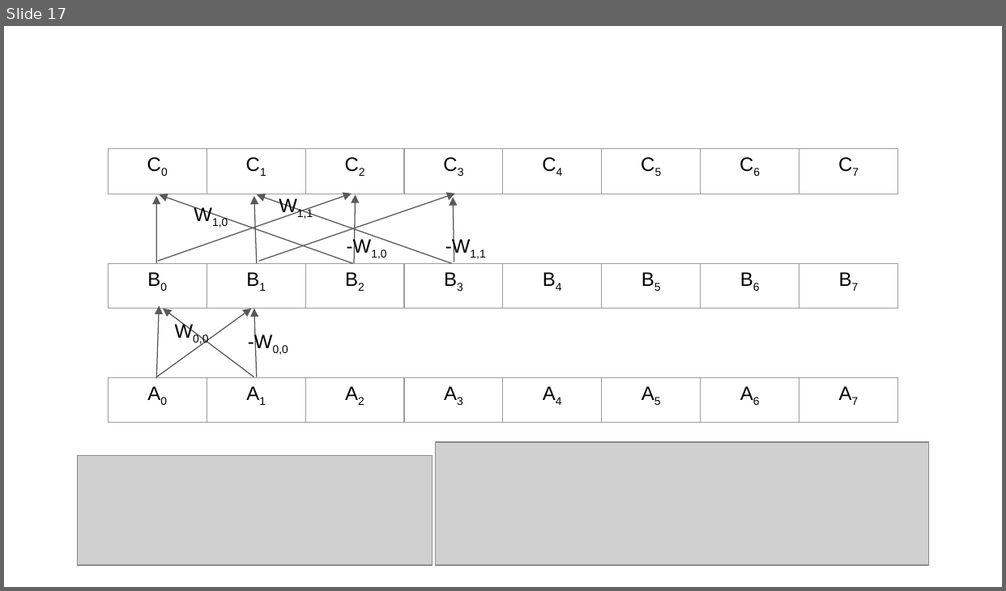
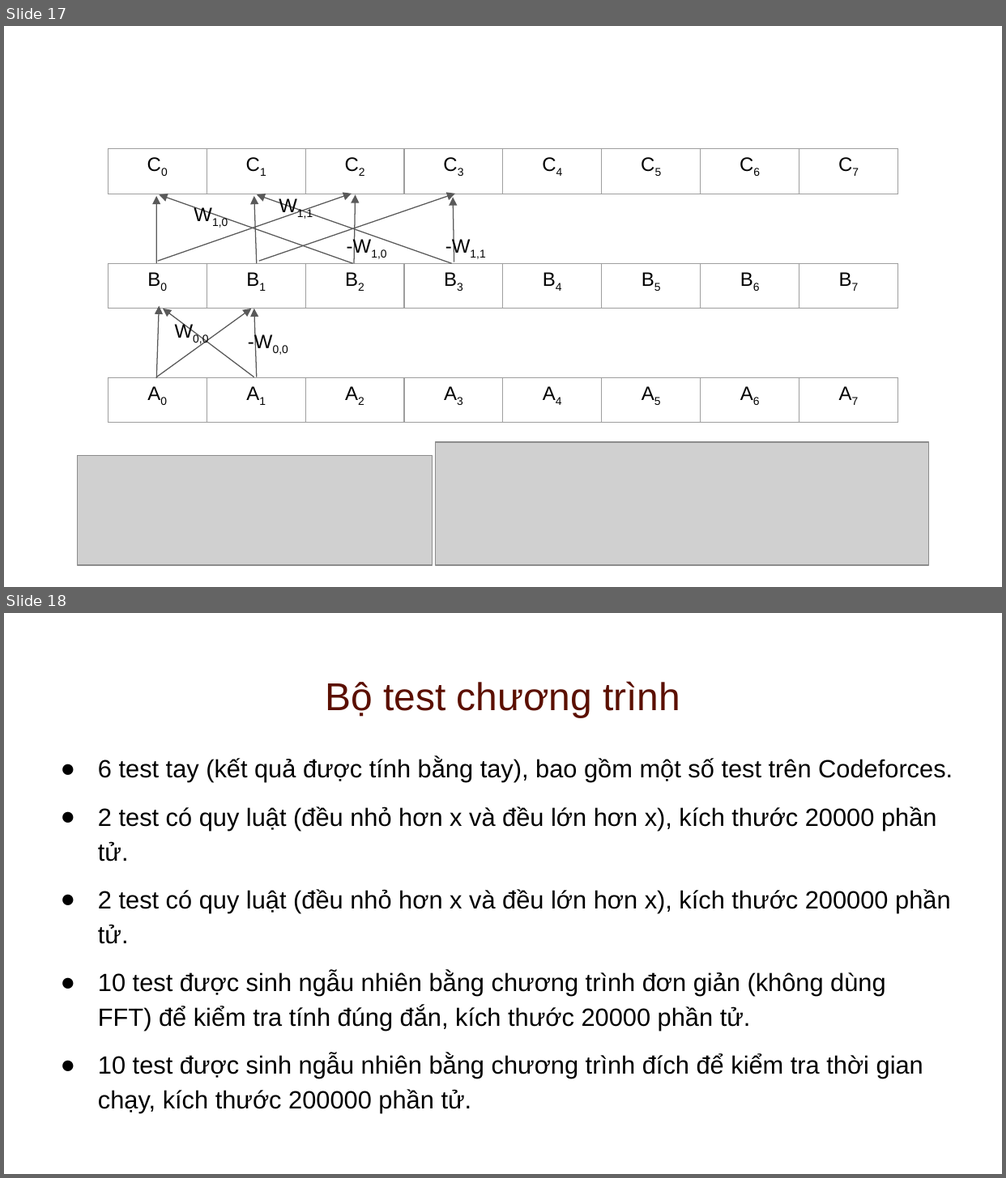
Before and after one commit to quangtung97-study/20181-design-algorithms, a slide deck: Slides/Design & Analysis FFT.odp. Shown one above the other, each under a label of ours: slide 17 before the commit, slides 17 and 18 after it. The pictures are 1006x591 and 1006x1178 pixels, drawn with LibreOffice and Linux fonts; fonts in the diff are those of the drawing; grey boxes stand for pictures. Boxes give left, top, right and bottom in pixels: in the first picture for what was removed or moved away, otherwise in the second. Text is boxed around its words. In the diff, an @@ line names an element or a change of style, - is before the commit and + after.

Commit message:
Add Test Cases to the Slides

```diff
--- a/Slides/Design & Analysis FFT.odp
+++ b/Slides/Design & Analysis FFT.odp
@@ slide 18 added at box(4, 613, 1002, 1174), background #FFFFFF @@
@@ title added at box(326, 681, 680, 717), 28 pt, text #5B0F00 @@
+Bộ test chương trình
@@ text added at box(98, 758, 953, 1113), 18 pt, text #000000 @@
+● 6 test tay (kết quả được tính bằng tay), bao gồm một số test trên Codeforces.
+● 2 test có quy luật (đều nhỏ hơn x và đều lớn hơn x), kích thước 20000 phần tử.
+● 2 test có quy luật (đều nhỏ hơn x và đều lớn hơn x), kích thước 200000 phần tử.
+● 10 test được sinh ngẫu nhiên bằng chương trình đơn giản (không dùng
+  FFT) để kiểm tra tính đúng đắn, kích thước 20000 phần tử.
+● 10 test được sinh ngẫu nhiên bằng chương trình đích để kiểm tra thời gian chạy, kích thước 200000 phần tử.
```
Also in this commit, not shown: 2 other slides added.
